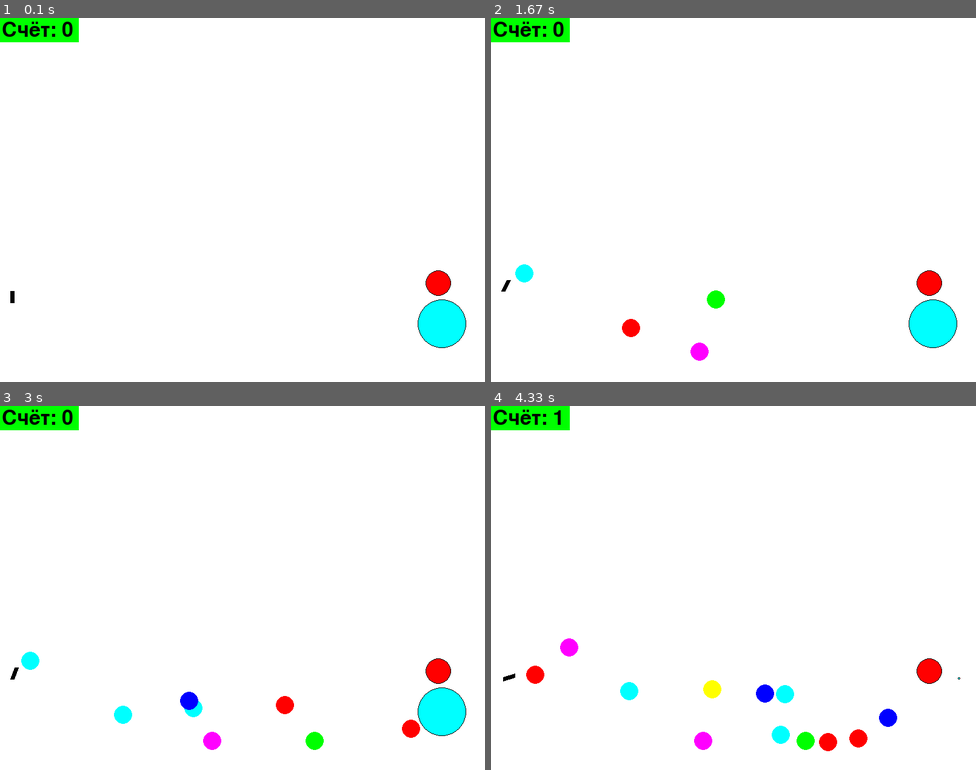
Above: before the commit, frames 1-4 (two rows, left to right).
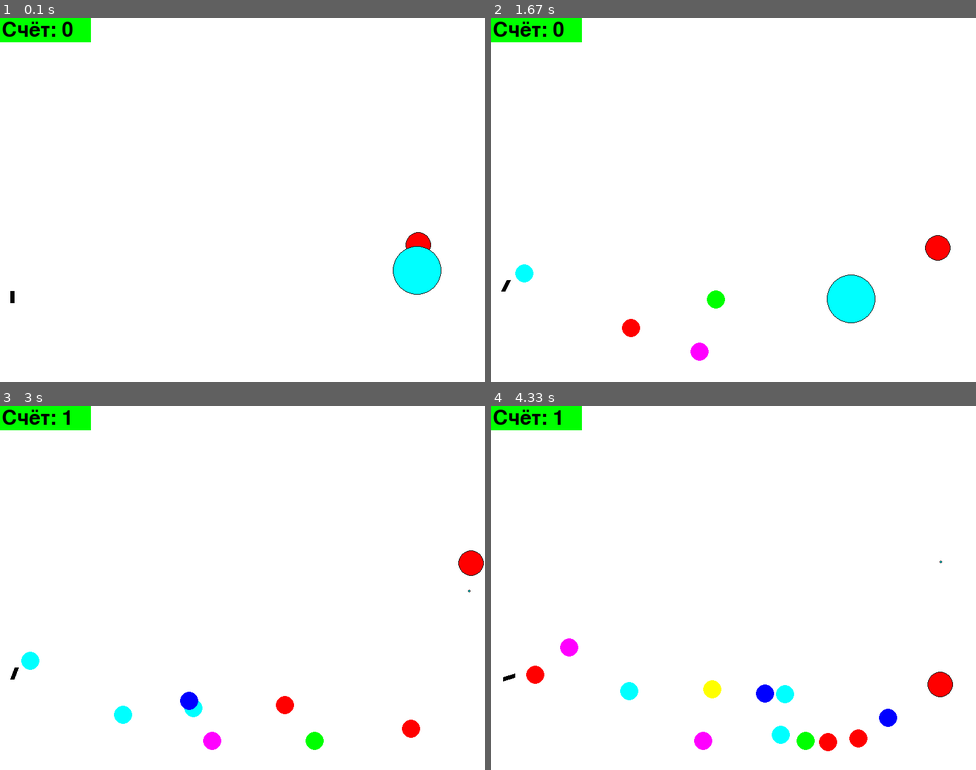
Above: after the commit, the same moments.

Repository: sarseniy/infa_2020_sarseniy
Game: pygame game, started from lab8/1_pygame.py
The game is run twice, just before and just after one commit, with the same random seed, the same clock (stepped at 60 frames per second) and the same inputs.
Inputs (mouse positions are in pixels of both pictures, inside the frame that each line leads up to):
- Up to frame 1 (0.1 s): no input
- Up to frame 2 (1.67 s): click (888, 189) at 0.38 s; press the mouse at (888, 189) at 0.7 s; move the mouse to (835, 240) at 0.8 s; release the mouse at (777, 291) at 0.93 s; press the mouse at (888, 189) at 1.03 s; move the mouse to (840, 189) at 1.13 s; release the mouse at (791, 189) at 1.27 s; press the mouse at (888, 189) at 1.37 s; move the mouse to (738, 167) at 1.47 s; release the mouse at (588, 141) at 1.6 s
- Up to frame 3 (3 s): press the mouse at (397, 577) at 1.7 s; move the mouse to (373, 551) at 1.8 s; release the mouse at (344, 522) at 1.93 s; press the mouse at (397, 577) at 2.03 s; move the mouse to (261, 584) at 2.13 s; release the mouse at (126, 591) at 2.27 s; press the mouse at (397, 577) at 2.37 s; move the mouse to (261, 653) at 2.47 s; release the mouse at (126, 726) at 2.6 s; press the mouse at (397, 577) at 2.7 s; move the mouse to (232, 566) at 2.8 s; release the mouse at (63, 551) at 2.93 s
- Up to frame 4 (4.33 s): press the mouse at (888, 577) at 3.03 s; move the mouse to (748, 602) at 3.13 s; release the mouse at (607, 624) at 3.27 s; press the mouse at (888, 577) at 3.37 s; move the mouse to (796, 638) at 3.47 s; release the mouse at (704, 700) at 3.6 s; press the mouse at (888, 577) at 3.7 s; move the mouse to (757, 515) at 3.8 s; release the mouse at (626, 453) at 3.93 s; press the mouse at (888, 577) at 4.03 s; move the mouse to (854, 588) at 4.13 s; release the mouse at (820, 595) at 4.27 s

The runs differ from the first frame. In frame 1, 2.6% of the frame differs, in the area x 16-97%, y 0-91%; in frame 2, 2.8%; in frame 3, 1.8%; in frame 4, 0.6%.

Commit message:
Промежуточная версия игры готова
Реализовано движение мишеней
Функции задокументированы

Diff:
--- a/lab8/1_pygame.py
+++ b/lab8/1_pygame.py
@@ -21,9 +21,25 @@
 pygame.display.update()
 
 
+def update_score():
+    """
+    Функция отвечает за отрисовку колличества очков, набранных игроком.
+    """
+    rect(screen, GREEN, (0, 0, 150, 40))
+    my_font = pygame.font.Font(None, 50)
+    score_string = "Счёт: " + str(Target.point)
+    if Target.point < 0:
+        text_color = RED
+    else:
+        text_color = BLACK
+    score_text = my_font.render(score_string, 1, text_color)
+    screen.blit(score_text, (3, 3))
+
+
 class Ball:
     def __init__(self, x=40, y=450):
-        """ Конструктор класса ball
+        """
+        Конструктор класса ball
         Args:
         x - начальное положение мяча по горизонтали
         y - начальное положение мяча по вертикали
@@ -36,17 +52,26 @@
         self.color = choice([RED, BLUE, YELLOW, GREEN, MAGENTA, CYAN])
         self.id = circle(screen, self.color, (self.x, self.y), self.r)
         self.live = 10
+        self.dead = False
 
     def check_time(self):
+        """
+        Метод проверяет, не истекло ли время жизни мячика. Если истекло, то отключает его рисование.
+        """
         self.live -= 0.03
         if self.live <= 0:
-            self.color = WHITE
+            self.dead = True
 
     def set_coords(self):
-        circle(screen, self.color, (round(self.x), round(self.y)), self.r)
+        """
+        Метод реализует отрисовку мячика на экране.
+        """
+        if not self.dead:
+            circle(screen, self.color, (round(self.x), round(self.y)), self.r)
 
     def move(self):
-        """Переместить мяч по прошествии единицы времени.
+        """
+        Переместить мяч по прошествии единицы времени.
         Метод описывает перемещение мяча за один кадр перерисовки. То есть, обновляет значения
         self.x и self.y с учетом скоростей self.vx и self.vy, силы гравитации, действующей на мяч,
         и стен по краям окна (размер окна 800х600).
@@ -69,7 +94,8 @@
         self.check_time()
 
     def hittest(self, obj):
-        """Функция проверяет сталкивалкивается ли данный обьект с целью, описываемой в обьекте obj.
+        """
+        Метод проверяет сталкивалкивается ли данный обьект с целью, описываемой в обьекте obj.
         Args:
             obj: Обьект, с которым проверяется столкновение.
         Returns:
@@ -84,88 +110,115 @@
 class Gun:
 
     def __init__(self):
-        self.f2_power = 10
-        self.f2_on = 0
-        self.an = 1
+        """
+        Инициализация объекта типа Gun.
+        """
+        self.power = 10
+        self.on = False
+        self.angle = 1
         self.x = 50
         self.y = 420
         line(screen, BLACK, (20, 450), (self.x, self.y), 7)
 
     def fire2_start(self):
-        self.f2_on = 1
-
-    def fire2_end(self, balls, bullet):
-        """Выстрел мячом.
+        """
+        Метод отвечает за начало процесса заряжания
+        """
+        self.on = True
+
+    def fire2_end(self, projectile):
+        """
+        Выстрел мячом.
         Происходит при отпускании кнопки мыши.
         Начальные значения компонент скорости мяча vx и vy зависят от положения мыши.
         """
         x = pygame.mouse.get_pos()[0]
         y = pygame.mouse.get_pos()[1]
-        bullet += 1
         new_ball = Ball()
         new_ball.r += 5
-        self.an = math.atan((y - new_ball.y) / (x - new_ball.x))
-        new_ball.vx = self.f2_power * math.cos(self.an)
-        new_ball.vy = - self.f2_power * math.sin(self.an)
-        balls += [new_ball]
-        self.f2_on = 0
-        self.f2_power = 10
+        try:
+            self.angle = math.atan((y - new_ball.y) / (x - new_ball.x))
+        except ZeroDivisionError:
+            self.angle = 2 * math.pi
+        new_ball.vx = self.power * math.cos(self.angle)
+        new_ball.vy = - self.power * math.sin(self.angle)
+        projectile += [new_ball]
+        self.on = 0
+        self.power = 10
 
     def targetting(self):
-        """Прицеливание. Зависит от положения мыши."""
+        """
+        Прицеливание. Зависит от положения мыши.
+        """
         x = pygame.mouse.get_pos()[0]
         y = pygame.mouse.get_pos()[1]
-        self.an = math.atan((y - 450) / (x - 20))
-        if self.f2_on:
+        try:
+            self.angle = math.atan((y - 450) / (x - 20))
+        except ZeroDivisionError:
+            self.angle = 2 * math.pi
+        if self.on:
             line(screen, RED, (20, 450), (self.x, self.y), 7)
         else:
             line(screen, BLACK, (20, 450), (self.x, self.y), 7)
-        self.x = 20 + max(self.f2_power, 20) * math.cos(self.an)
-        self.y = 450 + max(self.f2_power, 20) * math.sin(self.an)
+        self.x = 20 + max(self.power, 20) * math.cos(self.angle)
+        self.y = 450 + max(self.power, 20) * math.sin(self.angle)
         self.power_up()
 
 
     def power_up(self):
-        if self.f2_on:
-            if self.f2_power < 100:
-                self.f2_power += 1
-
-
-def update_score():
-    rect(screen, GREEN, (0, 0, 130, 40))
-    my_font = pygame.font.Font(None, 50)
-    score_string = "Счёт: " + str(Target.point)
-    if Target.point < 0:
-        text_color = RED
-    else:
-        text_color = BLACK
-    score_text = my_font.render(score_string, 1, text_color)
-    screen.blit(score_text, (3, 3))
+        """
+        Процесс набора "можности" выстрела.
+        """
+        if self.on:
+            if self.power < 100:
+                self.power += 1
 
 
 class Target:
     point = 0
 
     def __init__(self):
+        """
+        Инициализация объектка класса Target.
+        """
         self.color = choice(COLORS)
         self.r = rnd(2, 50)
-        self.y = rnd(300, 550)
-        self.x = rnd(600, 780)
+        self.y = rnd(250, 450)
+        self.x = rnd(550, 750)
         self.points = 0
         self.live = 1
+        self.vx = rnd(-5, 5)
+        self.vy = rnd(-5, 5)
         self.target_update()
 
+    def move(self):
+        """
+        Метод отвечает за перемещение мишени.
+        """
+        self.x += self.vx
+        self.y -= self.vy
+        if self.y + self.r > 510 or self.y - self.r < 200:
+            self.vy *= -1
+        if self.x + self.r > 799 or self.x - self.r < 501:
+            self.vx *= -1
+
     def target_update(self):
+        """
+        Метод прорисовывает мишень на экране.
+        """
+        self.move()
         circle(screen, self.color, (self.x, self.y), self.r)
         circle(screen, BLACK, (self.x, self.y), self.r, 1)
 
-    def hit(self, points=1):
-        """Попадание шарика в цель."""
+    @staticmethod
+    def hit(points=1):
+        """
+        Попадание шарика в цель.
+        """
         Target.point += points
 
 
-g1 = Gun()
-bullet = 0
+g = Gun()
 balls = []
 
 clock = pygame.time.Clock()
@@ -173,7 +226,7 @@
 FPS = 30
 
 targets = []
-for t in range(2):
+for i in range(2):
     t = Target()
     t.live = 1
     targets.append(t)
@@ -182,24 +235,31 @@
 while not finished:
     screen.fill(WHITE)
     clock.tick(FPS)
+
     for event in pygame.event.get():
+
         if event.type == pygame.MOUSEBUTTONDOWN:
-            g1.fire2_start()
+            g.fire2_start()
+
         if event.type == pygame.MOUSEBUTTONUP:
-            g1.fire2_end(balls, bullet)
+            g.fire2_end(balls)
+
         if event.type == pygame.QUIT:
             finished = True
+
     for ball in balls:
         ball.move()
+
     for t in targets:
         t.target_update()
+
         for b in balls:
             if b.hittest(t):
                 index = targets.index(t)
                 t = Target()
                 targets[index] = t
                 t.hit()
-    print(Target.point)
-    g1.targetting()
+
+    g.targetting()
     update_score()
     pygame.display.update()
